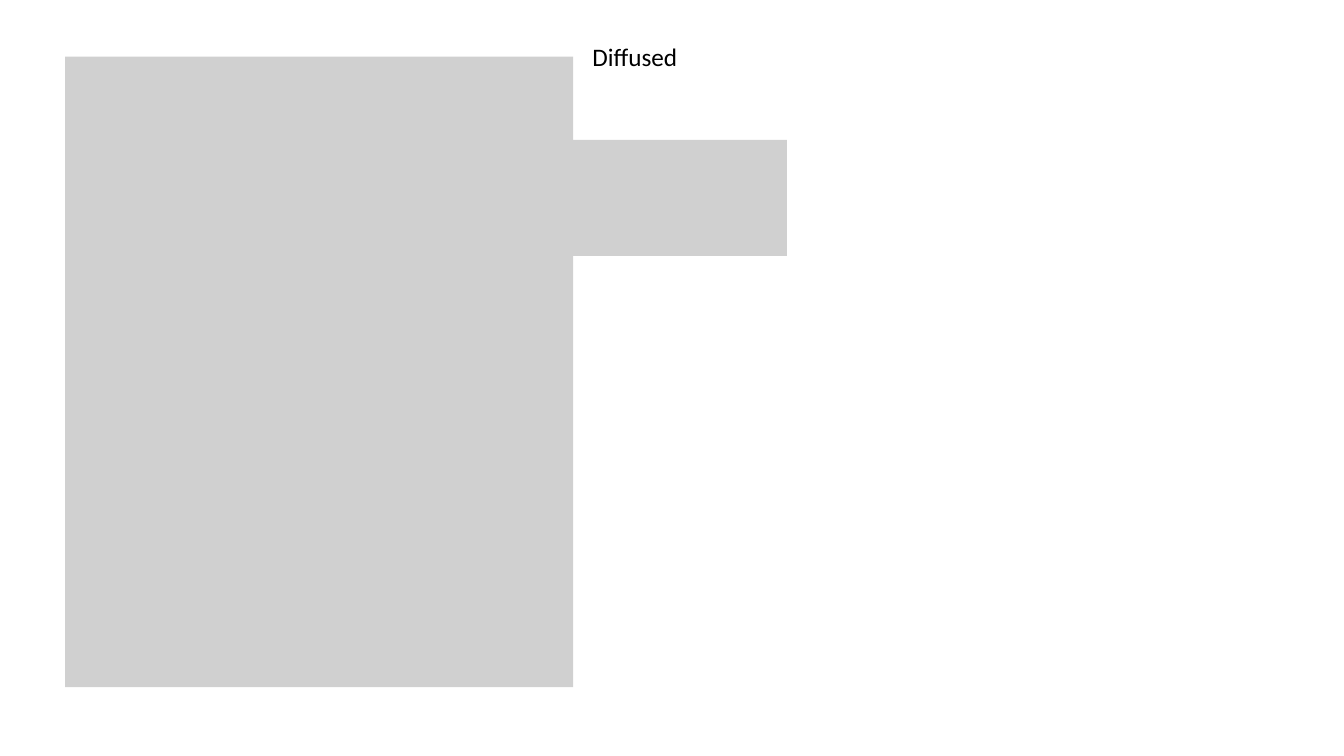
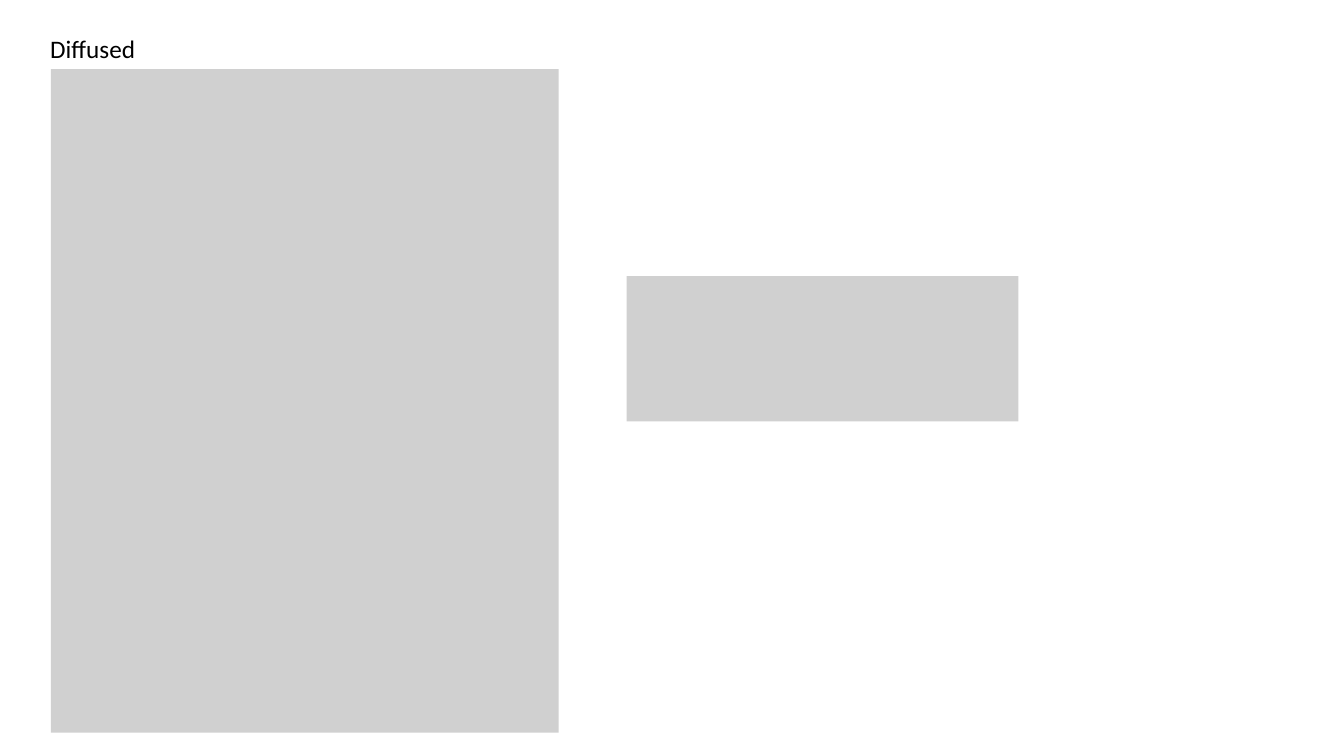
Before and after one commit to pawel-kaleta/FoolsEngine, a slide deck: slide 12 of Documentation/Rendering Architecture.pptx. Drawn at 1344x756 pixels with LibreOffice and Linux fonts; fonts in the diff are those of the drawing; grey boxes stand for pictures. Boxes give left, top, right and bottom in pixels: in the first picture for what was removed or moved away, otherwise in the second. Text is boxed around its words. In the diff, an @@ line names an element or a change of style, - is before the commit and + after.

```diff
--- a/Documentation/Rendering Architecture.pptx
+++ b/Documentation/Rendering Architecture.pptx
@@ text "Diffused": place and size @@
-text "Diffused" at [592,48,677,67]
+text "Diffused" at [50,40,135,59]
@@ picture: place and size @@
-picture at [66,56,574,687]
+picture at [50,70,559,733]
@@ picture removed at [506,140,787,256] @@
@@ picture added at [627,276,1019,421] @@
```
Also in this commit, not shown: 4 other slides changed, 2 slides added.
